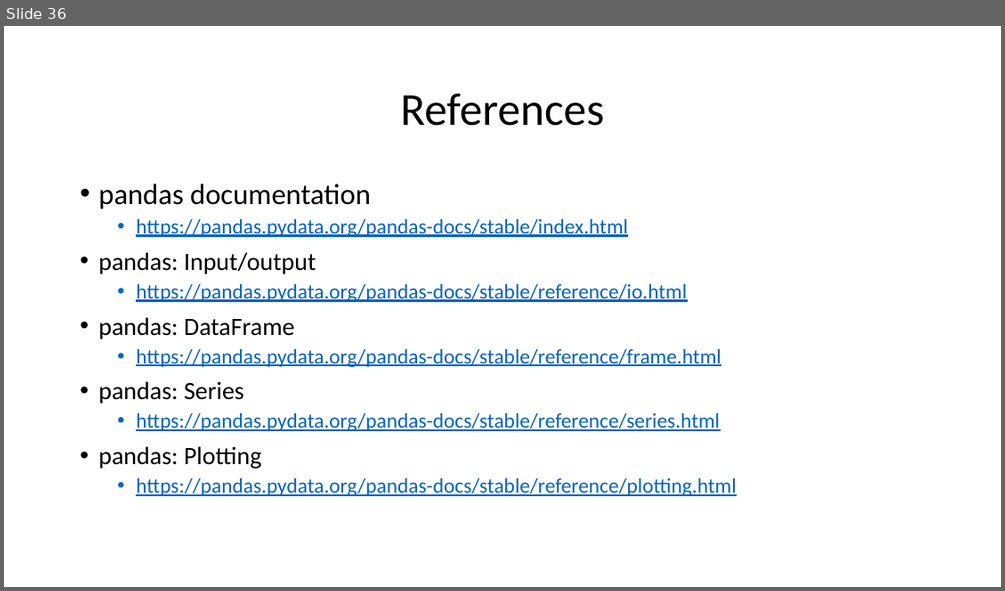
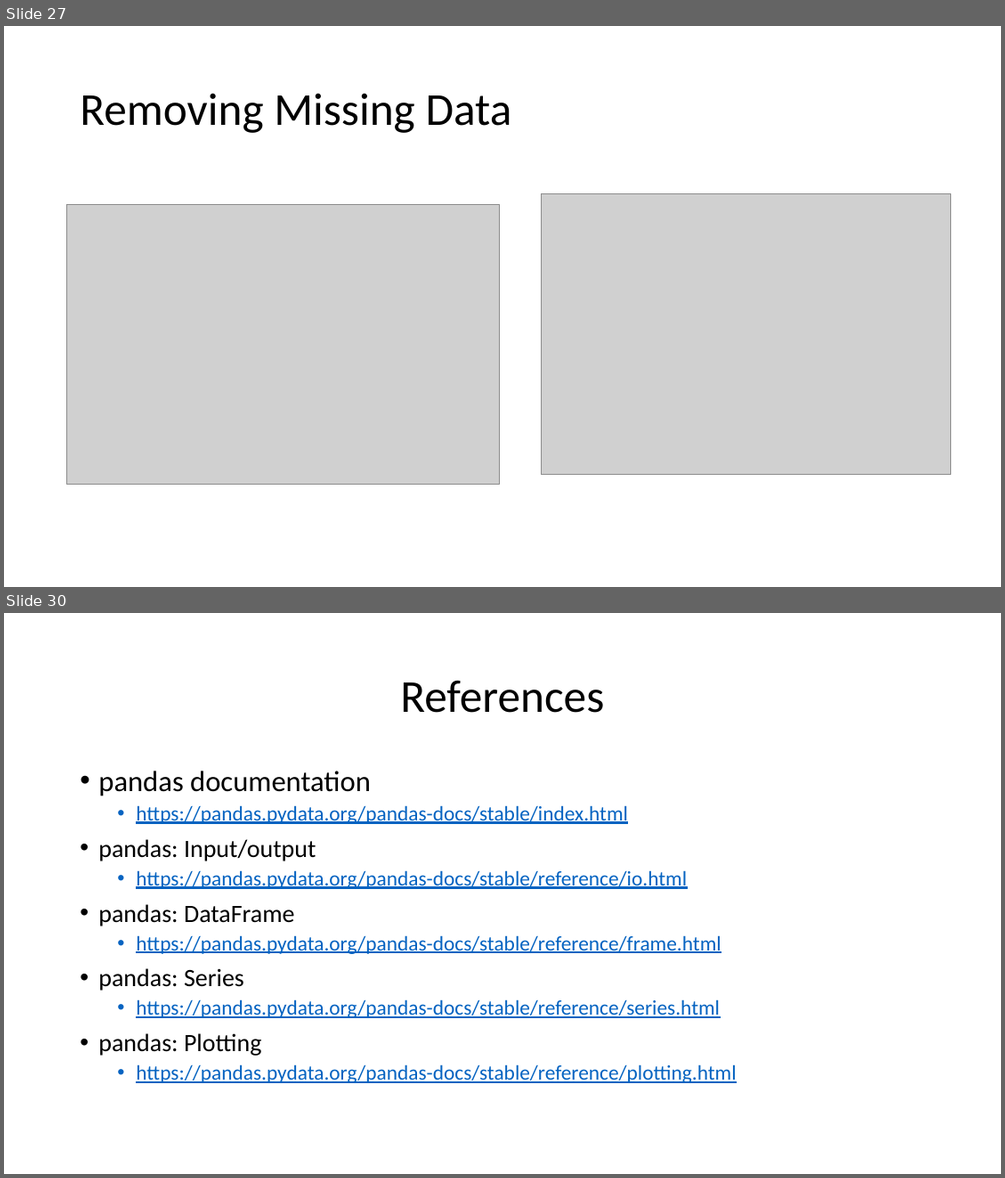
Before and after one commit to motazsaad/Exploratory-Analysis-of-Big-Data, a slide deck: materials/PPT slides/08 EDABDC - Pandas.pptx. Shown one above the other, each under a label of ours: slide 36 before the commit, slides 27 and 30 after it; the slides between them are not shown. The pictures are 1005x591 and 1005x1178 pixels, drawn with LibreOffice and Linux fonts; fonts in the diff are those of the drawing; grey boxes stand for pictures. Boxes give left, top, right and bottom in pixels: in the first picture for what was removed or moved away, otherwise in the second. Text is boxed around its words. In the diff, an @@ line names an element or a change of style, - is before the commit and + after.

```diff
--- a/materials/PPT slides/08 EDABDC - Pandas.pptx
+++ b/materials/PPT slides/08 EDABDC - Pandas.pptx
@@ slide 27 added at [4, 26, 1001, 587], background #FFFFFF @@
@@ title added at [80, 93, 512, 133], 44 pt, text #000000 @@
+Removing Missing Data
@@ picture added at [67, 205, 500, 483] @@
@@ picture added at [541, 193, 951, 474] @@
@@ what was slide 36 is now slide 30 @@
```
Also in this commit, not shown: 4 other slides added, 11 slides removed, 1 other file.
